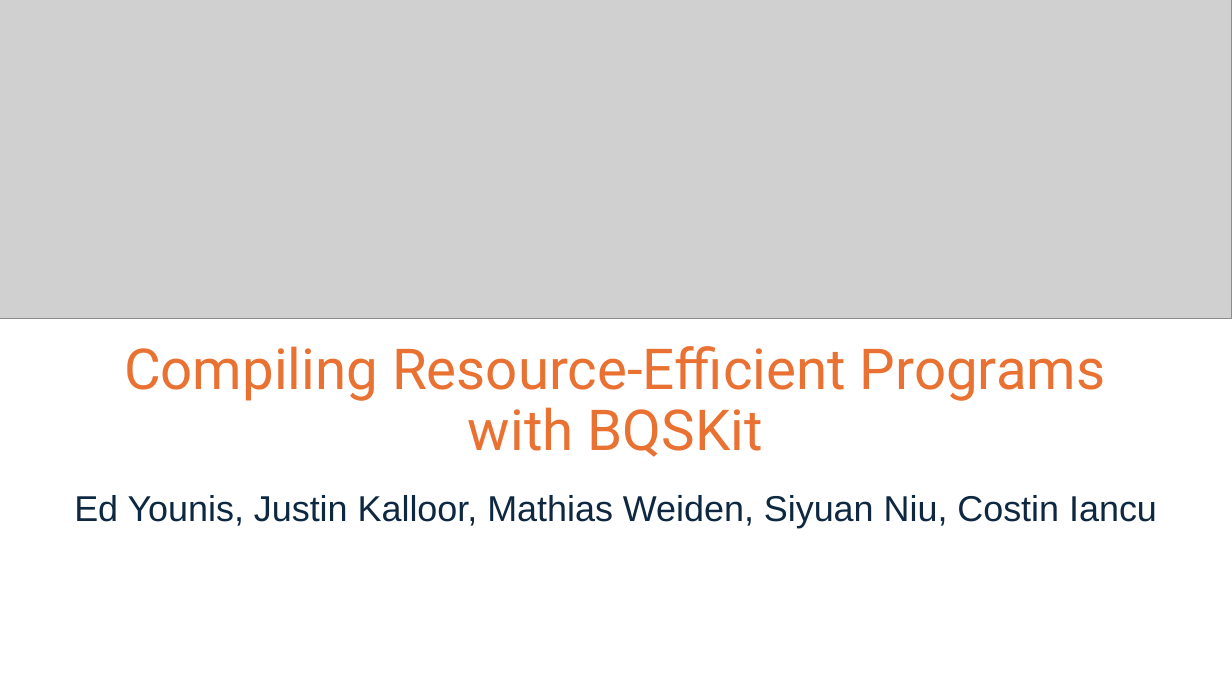
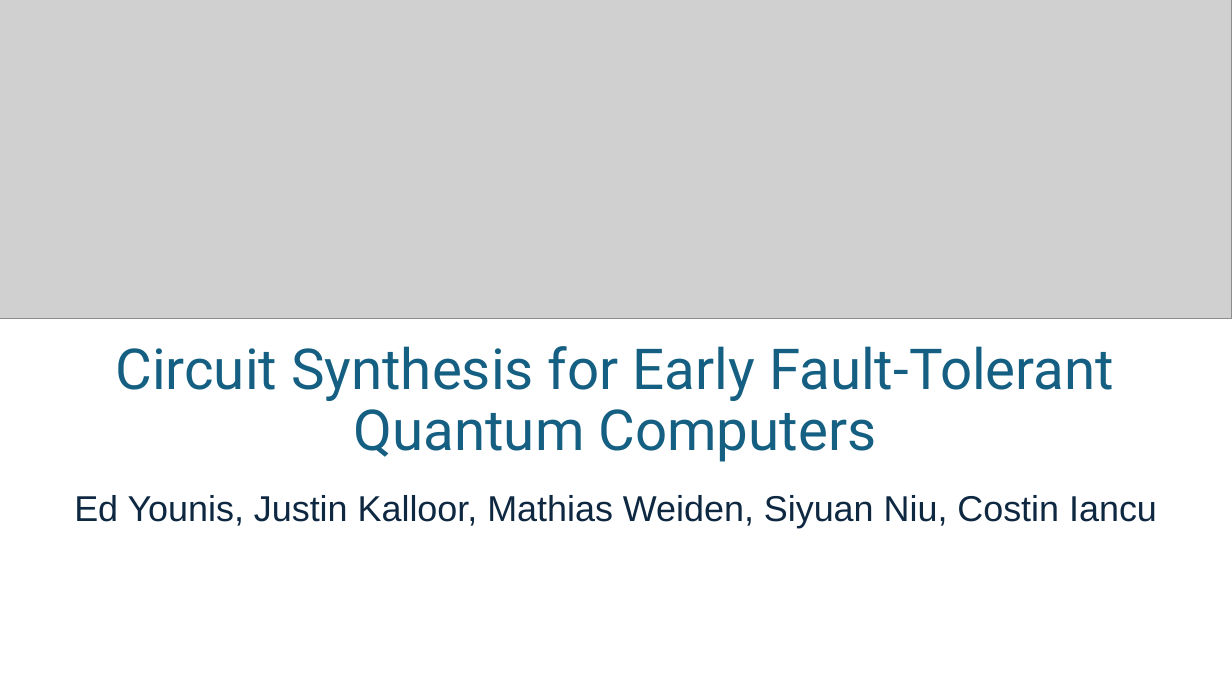
Before and after one commit to BQSKit/bqskit-tutorial, a slide deck: slide 1 of 4_FT_introduction.pptx. Drawn at 1232x693 pixels with LibreOffice and Linux fonts; fonts in the diff are those of the drawing; grey boxes stand for pictures; background and template pictures are left out. Boxes give left, top, right and bottom in pixels: in the first picture for what was removed or moved away, otherwise in the second. Text is boxed around its words. In the diff, an @@ line names an element or a change of style, - is before the commit and + after.

```diff
--- a/4_FT_introduction.pptx
+++ b/4_FT_introduction.pptx
@@ title at [115,346,1114,462]: text changed; text colour #E97132 to #156082 @@
-Compiling Resource-Efficient Programs with BQSKit
+Circuit Synthesis for Early Fault-Tolerant Quantum Computers
```
Also in this commit, not shown: 10 other slides changed.
